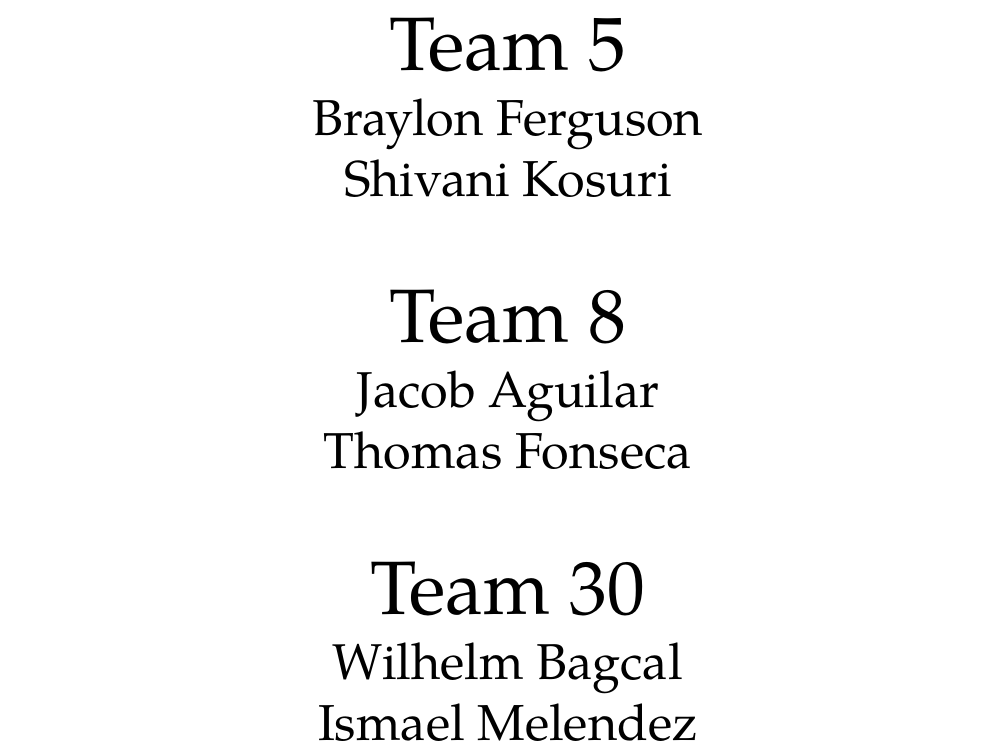
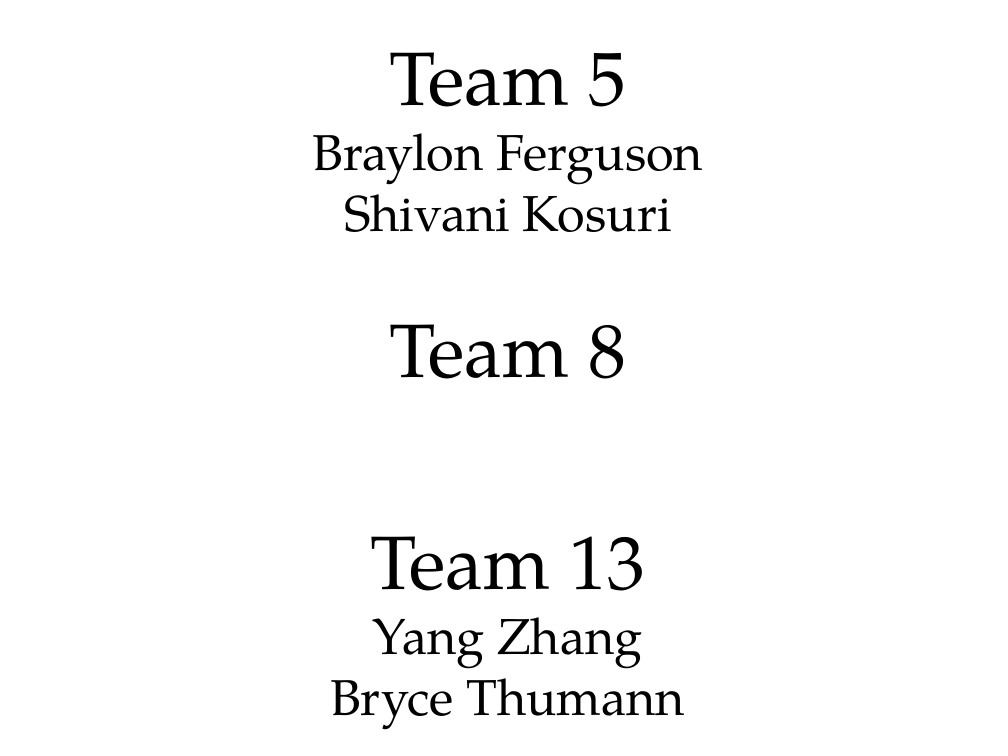
Before and after one commit to texas-robocamp/texas-robocamp.github.io, a slide deck: slide 3 of forms/robocamp_rows.odp. Drawn at 1008x756 pixels with LibreOffice and Linux fonts; fonts in the diff are those of the drawing; background and template pictures are left out. Boxes give left, top, right and bottom in pixels: in the first picture for what was removed or moved away, otherwise in the second. Text is boxed around its words. In the diff, an @@ line names an element or a change of style, - is before the commit and + after.

```diff
--- a/forms/robocamp_rows.odp
+++ b/forms/robocamp_rows.odp
@@ text at bbox=[330, 536, 685, 730]: text changed @@
-Jacob Aguilar
-Thomas Fonseca
-Team 30
-Wilhelm Bagcal
-Ismael Melendez
+Team 13
+Yang Zhang
+Bryce Thumann
```
Also in this commit, not shown: 6 other slides changed, 2 slides added, 1 slide removed, 8 other files.
